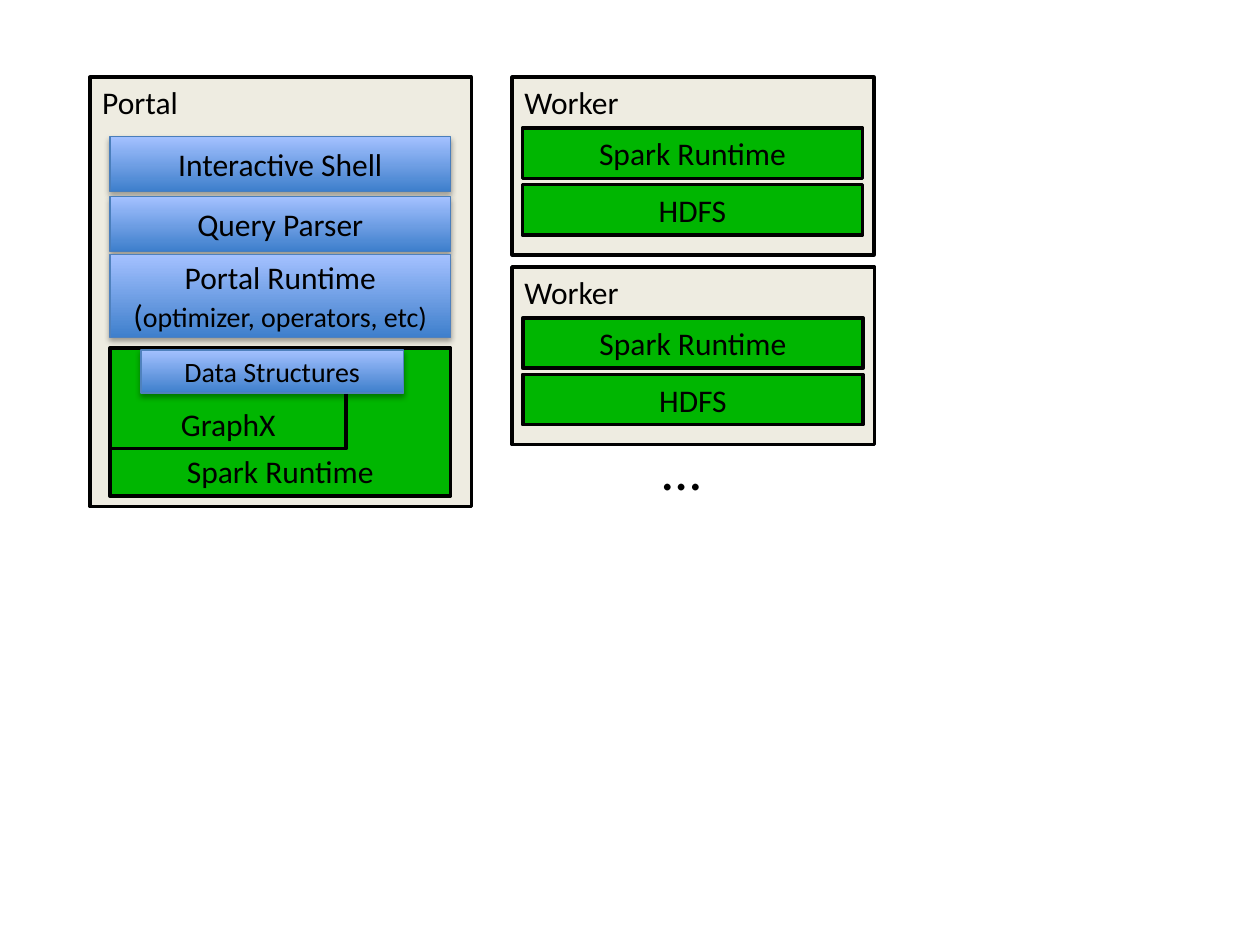
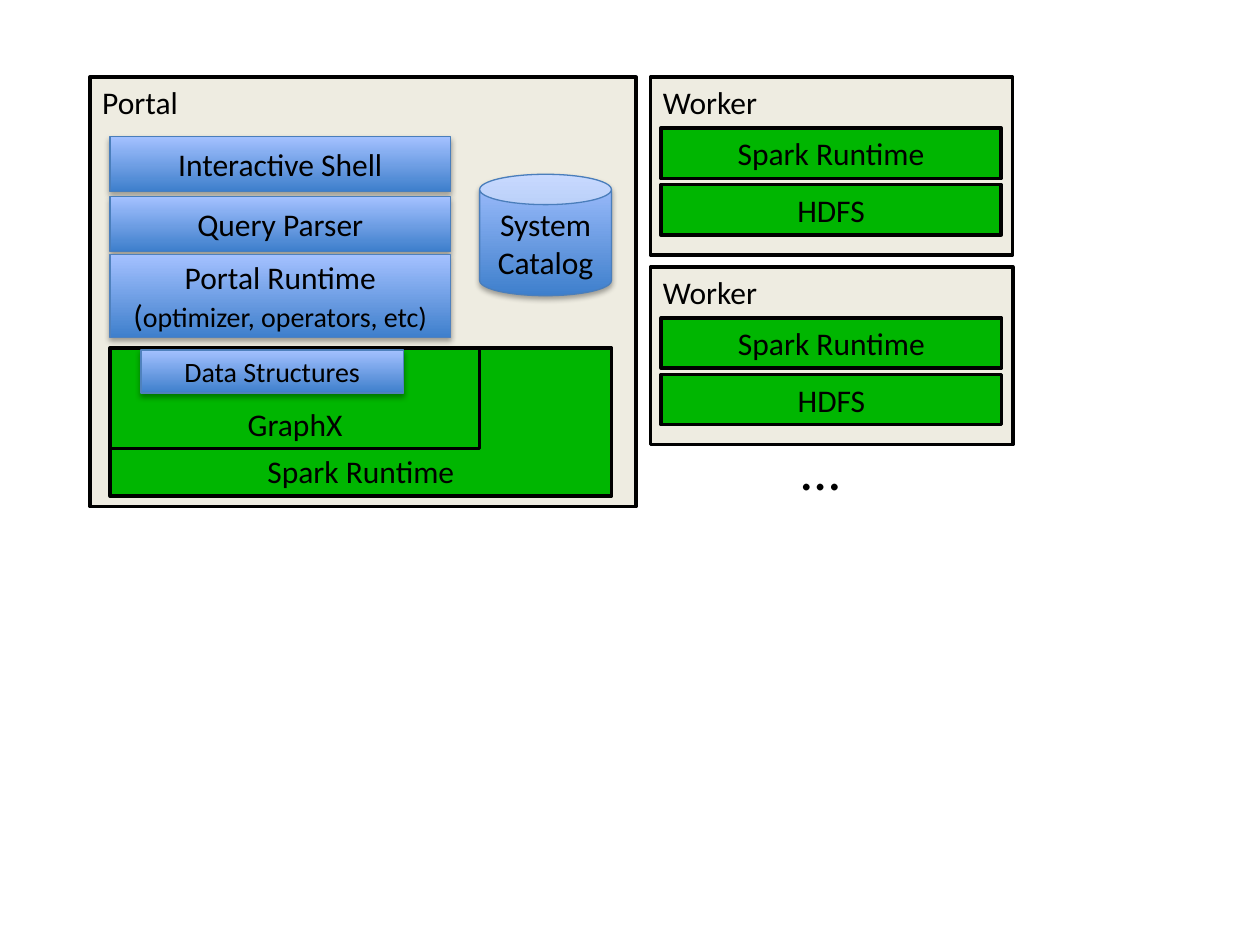
Before and after one commit to PortalDB/portal, a slide deck: slide 10 of paper/techrep/figs/figures.pptx. Drawn at 1260x945 pixels with LibreOffice and Linux fonts; fonts in the diff are those of the drawing. Boxes give left, top, right and bottom in pixels: in the first picture for what was removed or moved away, otherwise in the second. Text is boxed around its words. In the diff, an @@ line names an element or a change of style, - is before the commit and + after.

```diff
--- a/paper/techrep/figs/figures.pptx
+++ b/paper/techrep/figs/figures.pptx
@@ rectangle "Portal": place and size @@
-rectangle "Portal" at <box>89,77,471,507</box>
+rectangle "Portal" at <box>89,77,636,507</box>
@@ cylinder added at <box>480,174,612,295</box>, fill gradient #3F80CE to #A4C4FF, outline #4B7EBC 0.75 pt, 18 pt, text #000000 @@
+System Catalog
@@ rectangle "Spark Runtime": place and size @@
-rectangle "Spark Runtime" at <box>110,348,450,496</box>
+rectangle "Spark Runtime" at <box>110,348,611,496</box>
@@ rectangle "GraphX": place and size @@
-rectangle "GraphX" at <box>111,348,346,449</box>
+rectangle "GraphX" at <box>111,348,480,449</box>
@@ 6 rectangles, 1 text: place and size @@
-6 rectangles, 1 text at <box>512,77,874,509</box>
+6 rectangles, 1 text at <box>650,77,1013,509</box>
```
Also in this commit, not shown: 18 other files.
